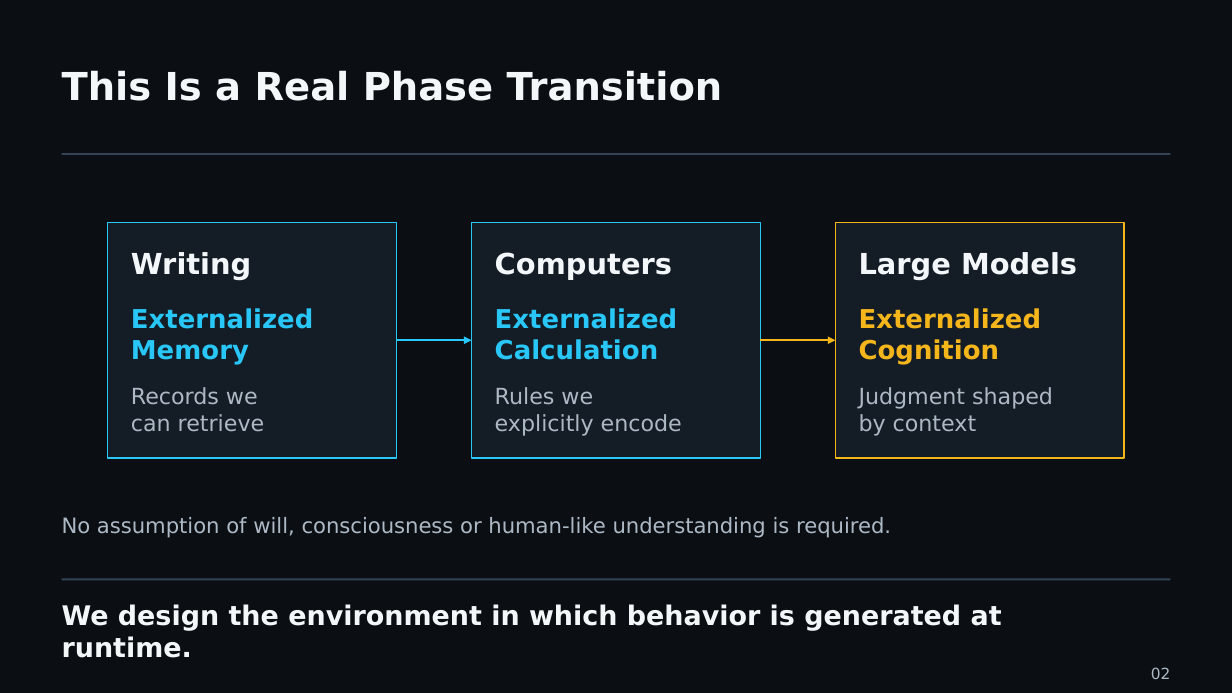
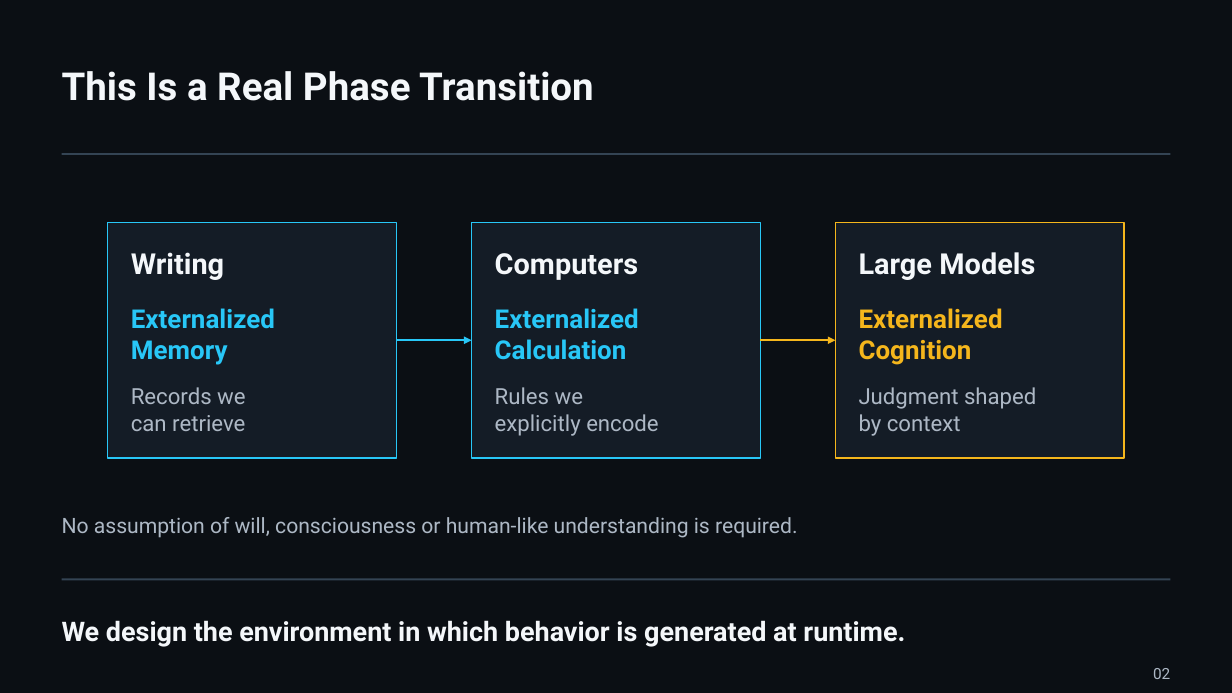
Before and after one commit to UncertaintyArchitectureGroup/uncertainty-architecture, a slide deck: slide 2 of assets/presentations/pmday-2026/ai-changes-both-sides.pptx. Drawn at 1232x693 pixels with LibreOffice and Linux fonts; fonts in the diff are those of the drawing. Boxes give left, top, right and bottom in pixels: in the first picture for what was removed or moved away, otherwise in the second. Text is boxed around its words. In the diff, an @@ line names an element or a change of style, - is before the commit and + after.

```diff
--- a/assets/presentations/pmday-2026/ai-changes-both-sides.pptx
+++ b/assets/presentations/pmday-2026/ai-changes-both-sides.pptx
@@ font DejaVu Sans to Roboto in 13 elements at bbox=[62, 71, 594, 101], bbox=[1153, 668, 1170, 679], bbox=[131, 252, 224, 280], bbox=[131, 308, 275, 365], bbox=[131, 387, 245, 431], bbox=[495, 253, 639, 280], bbox=[495, 308, 639, 360], bbox=[495, 387, 658, 436], bbox=[859, 252, 1035, 280], bbox=[859, 308, 1003, 365], bbox=[859, 387, 1036, 436], bbox=[62, 517, 797, 538], bbox=[62, 620, 905, 647] @@
```
Also in this commit, not shown: 13 other slides changed, 13 other files.
